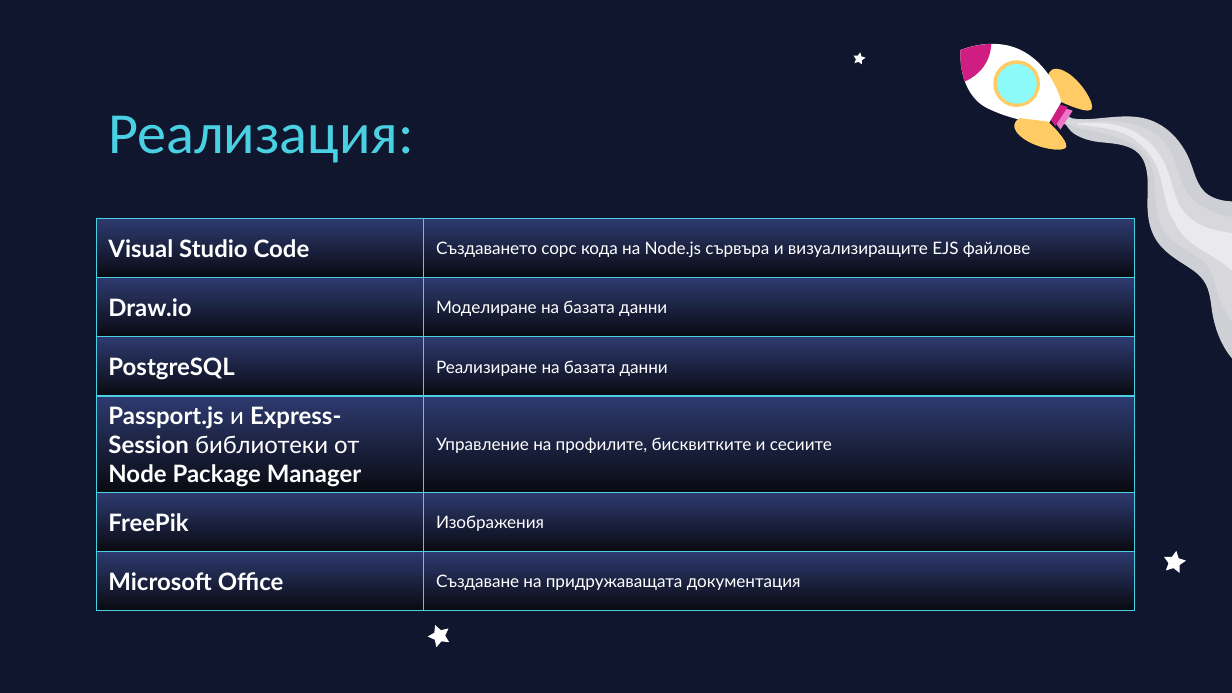
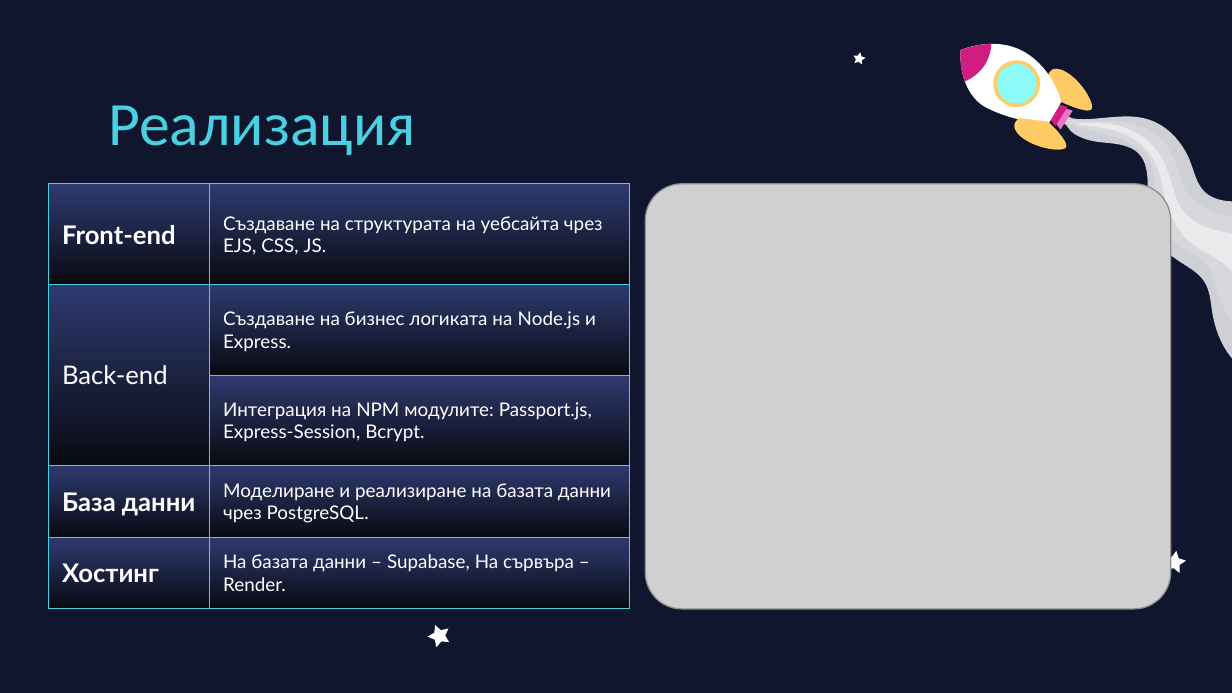
Before and after one commit to AtanasChobanov/Know-Space, a slide deck: slide 5 of Documents/KnowSpace.pptx. Drawn at 1232x693 pixels with LibreOffice and Linux fonts; fonts in the diff are those of the drawing; grey boxes stand for pictures; background and template pictures are left out. Boxes give left, top, right and bottom in pixels: in the first picture for what was removed or moved away, otherwise in the second. Text is boxed around its words. In the diff, an @@ line names an element or a change of style, - is before the commit and + after.

```diff
--- a/Documents/KnowSpace.pptx
+++ b/Documents/KnowSpace.pptx
@@ title at (x1=108, y1=105, x2=415, y2=155): text changed; size 34 to 36 pt @@
-Реализация:
+Реализация
@@ table at (x1=49, y1=184, x2=631, y2=609) @@
-row 1: Visual Studio Code | Създаването сорс кода на Node.js сървъра и визуализиращите EJS файлове
-row 2: Draw.io | Моделиране на базата данни
-row 3: PostgreSQL | Реализиране на базата данни
-row 4: Passport.js и Express-Session библиотеки от Node Package Manager | Управление на профилите, бисквитките и сесиите
-row 5: FreePik | Изображения
-row 6: Microsoft Office | Създаване на придружаващата документация
+row 1: Front-end | Създаване на структурата на уебсайта чрез EJS, CSS, JS.
+row 2: Back-end | Създаване на бизнес логиката на Node.js и Express.
+row 3:  | Интеграция на NPM модулите: Passport.js, Express-Session, Bcrypt.
+row 4: База данни | Моделиране и реализиране на базата данни чрез PostgreSQL.
+row 5: Хостинг | На базата данни – Supabase, На сървъра – Render.
@@ table resized from (x1=96, y1=218, x2=1135, y2=610) to (x1=49, y1=184, x2=631, y2=609) @@
@@ picture added at (x1=646, y1=184, x2=1172, y2=609) @@
```
Also in this commit, not shown: 2 other slides changed, 2 other files.
